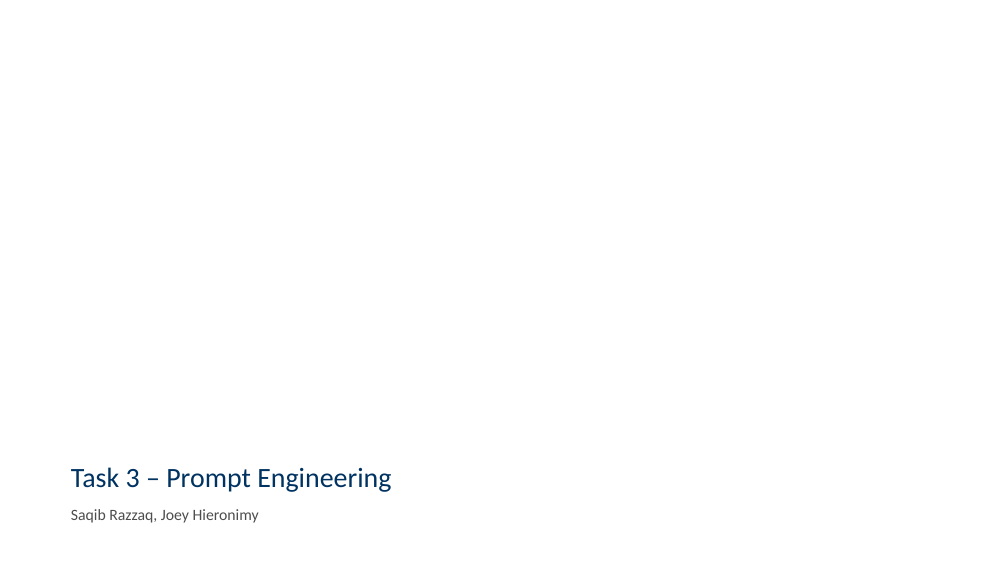
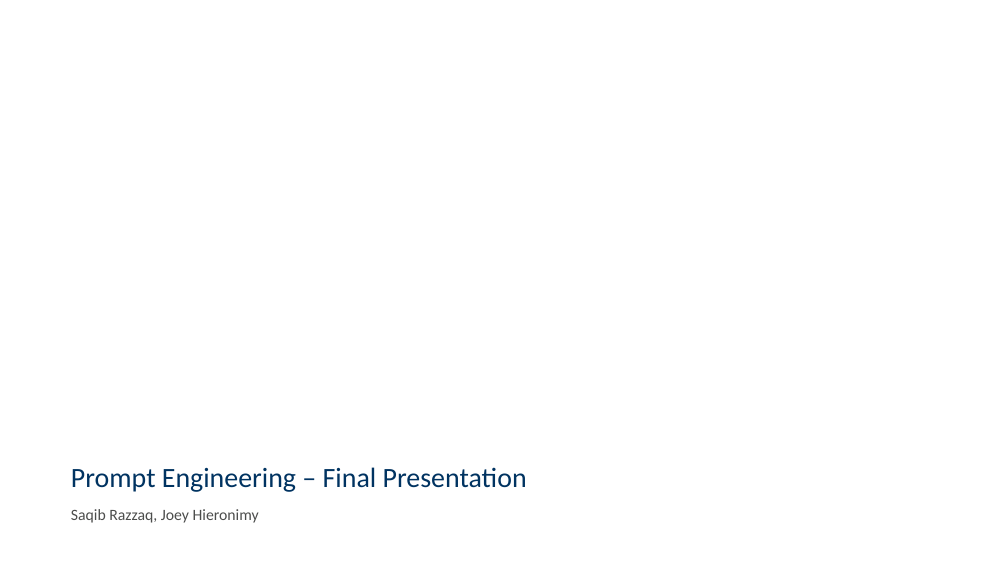
Before and after one commit to csaw5866/smartData, a slide deck: slide 1 of Presentation/final.pptx. Drawn at 1008x567 pixels with LibreOffice and Linux fonts; fonts in the diff are those of the drawing; background and template pictures are left out. Boxes give left, top, right and bottom in pixels: in the first picture for what was removed or moved away, otherwise in the second. Text is boxed around its words. In the diff, an @@ line names an element or a change of style, - is before the commit and + after.

```diff
--- a/Presentation/final.pptx
+++ b/Presentation/final.pptx
@@ title at <box>71,467,527,492</box>: text changed @@
-Task 3 – Prompt Engineering
+Prompt Engineering – Final Presentation
```
Also in this commit, not shown: 2 other slides changed, 1 slide added, 9 slides removed.
